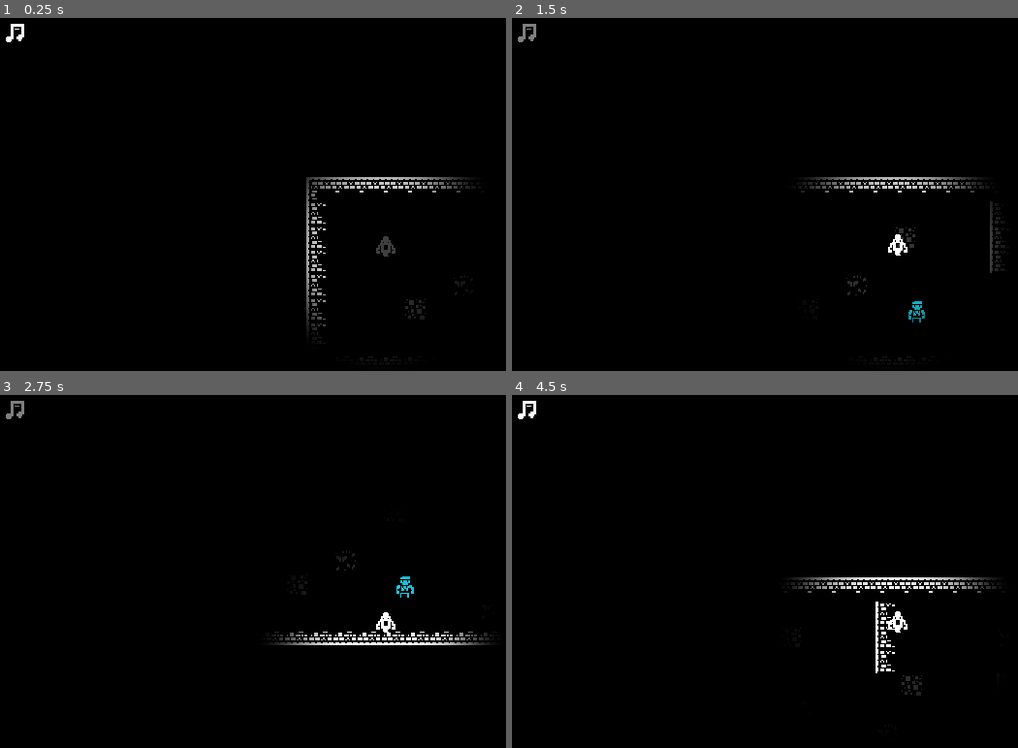
Above: before the commit, frames 1-4 (two rows, left to right).
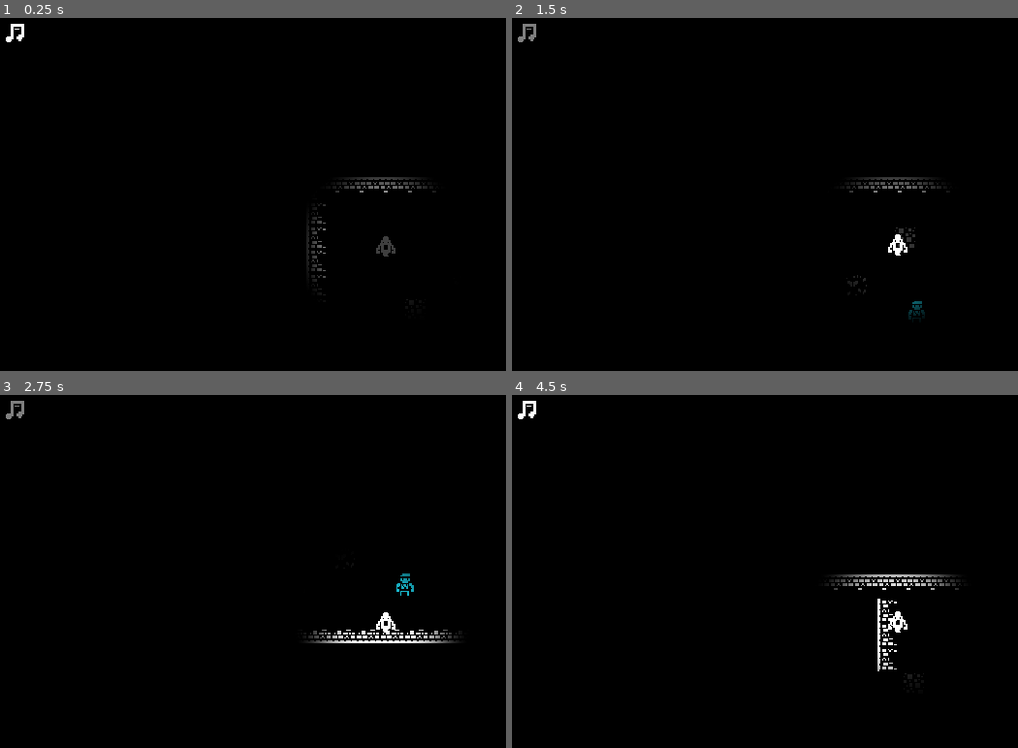
Above: after the commit, the same moments.

Repository: skarnl/miziziz-game-jam-2020
Game: Godot game, scene res://game/game.tscn
Same seed, same stepped clock (60 frames per second), same inputs: the game is played once before the commit and once after it. Sound files missing from this copy of the repository are replaced by a short silence.
Inputs (mouse positions are in pixels of both pictures, inside the frame that each line leads up to):
- Up to frame 1 (0.25 s): no input
- Up to frame 2 (1.5 s): tap Enter at 0.5 s; hold Right (ui_right) 0.53-1.25 s; hold Space (attack) 0.53-1.25 s; click (527, 35) at 1.25 s
- Up to frame 3 (2.75 s): hold Down (ui_down) from 2.03 s (still down); tap E (possess) at 2.1 s
- Up to frame 4 (4.5 s): release Down (ui_down) at 2.78 s; hold Right (ui_right) 2.78-3.53 s; hold Space (attack) 2.78-3.53 s; hold Up (ui_up) 3.53-4.28 s; tap E (possess) at 3.6 s; hold Left (ui_left) from 4.28 s (still down); hold Space (attack) from 4.28 s (still down)

The runs differ from the first frame. In frame 1, 1.2% of the frame differs, in the area x 60-94%, y 45-97%; in frame 2, 1.0%; in frame 3, 1.2%; in frame 4, 1.6%, in the area x 54-96%, y 50-86%.
Error after the commit: Parse Error: Can't preload resource at path: res://entities/world/ghost_light.tscn (res://game/lights.gd:4)

Commit message:
Move ghost light inside ghost

Diff:
--- a/entities/ghost/ghost.tscn
+++ b/entities/ghost/ghost.tscn
@@ -1,14 +1,19 @@
-[gd_scene load_steps=7 format=2]
+[gd_scene load_steps=9 format=2]
 
 [ext_resource path="res://assets/images/monochrome_transparent.png" type="Texture" id=1]
 [ext_resource path="res://entities/ghost/ghost.gd" type="Script" id=2]
 [ext_resource path="res://assets/sounds/sfx/DripDragggg.wav" type="AudioStream" id=3]
+[ext_resource path="res://assets/images/spot.png" type="Texture" id=4]
 
-[sub_resource type="CapsuleShape2D" id=1]
-radius = 5.99349
+[sub_resource type="CanvasItemMaterial" id=1]
+blend_mode = 1
+light_mode = 1
+
+[sub_resource type="CapsuleShape2D" id=2]
+radius = 4.58017
 height = 0.0
 
-[sub_resource type="Animation" id=4]
+[sub_resource type="Animation" id=3]
 resource_name = "move"
 loop = true
 tracks/0/type = "value"
@@ -41,6 +46,7 @@
 [node name="Ghost" type="KinematicBody2D" groups=[
 "player",
 ]]
+material = SubResource( 1 )
 collision_mask = 20
 script = ExtResource( 2 )
 
@@ -49,16 +55,21 @@
 region_enabled = true
 region_rect = Rect2( 440, 100, 20, 20 )
 
+[node name="Light2D" type="Light2D" parent="."]
+position = Vector2( -0.359309, -0.598849 )
+scale = Vector2( 1.35216, 1.33061 )
+texture = ExtResource( 4 )
+
 [node name="Tween" type="Tween" parent="."]
 
 [node name="CollisionShape2D" type="CollisionShape2D" parent="."]
 position = Vector2( 0, 0.638779 )
-shape = SubResource( 1 )
+shape = SubResource( 2 )
 
 [node name="AnimationPlayer" type="AnimationPlayer" parent="."]
 autoplay = "spawn"
-anims/move = SubResource( 4 )
-anims/spawn = SubResource( 3 )
+anims/move = SubResource( 3 )
+anims/spawn = SubResource( 4 )
 
 [node name="Camera2D" type="Camera2D" parent="."]
 position = Vector2( 0, -1 )
--- a/game/lights.gd
+++ b/game/lights.gd
@@ -1,14 +1,9 @@
 extends Node2D
 
 var lightPrefab = preload('res://entities/world/light.tscn')
+var ghostLightPrefab = preload('res://entities/world/ghost_light.tscn')
 var enemyLightPrefab = preload('res://entities/world/enemy_light.tscn')
 var bloodLightPrefab = preload('res://entities/world/blood_light.tscn')
-
-func _ready():
-	# find player and attach normal light
-	var ghosts = get_tree().get_nodes_in_group('player')
-	var ghost = ghosts.front()
-	_addLightToTarget(ghost, lightPrefab)
 
 func _addLightToTarget(target, prefab):
 	var light = prefab.instance()
@@ -24,6 +19,6 @@
 
 func removeLightForEnemy(enemy):
 	for child in get_children():
-		if child.target and child.target.name == enemy.name:
+		if child.target.name == enemy.name:
 			child.queue_free()
 			break
Not shown: 1 places in entities/ghost/ghost.tscn that only renumber resources
